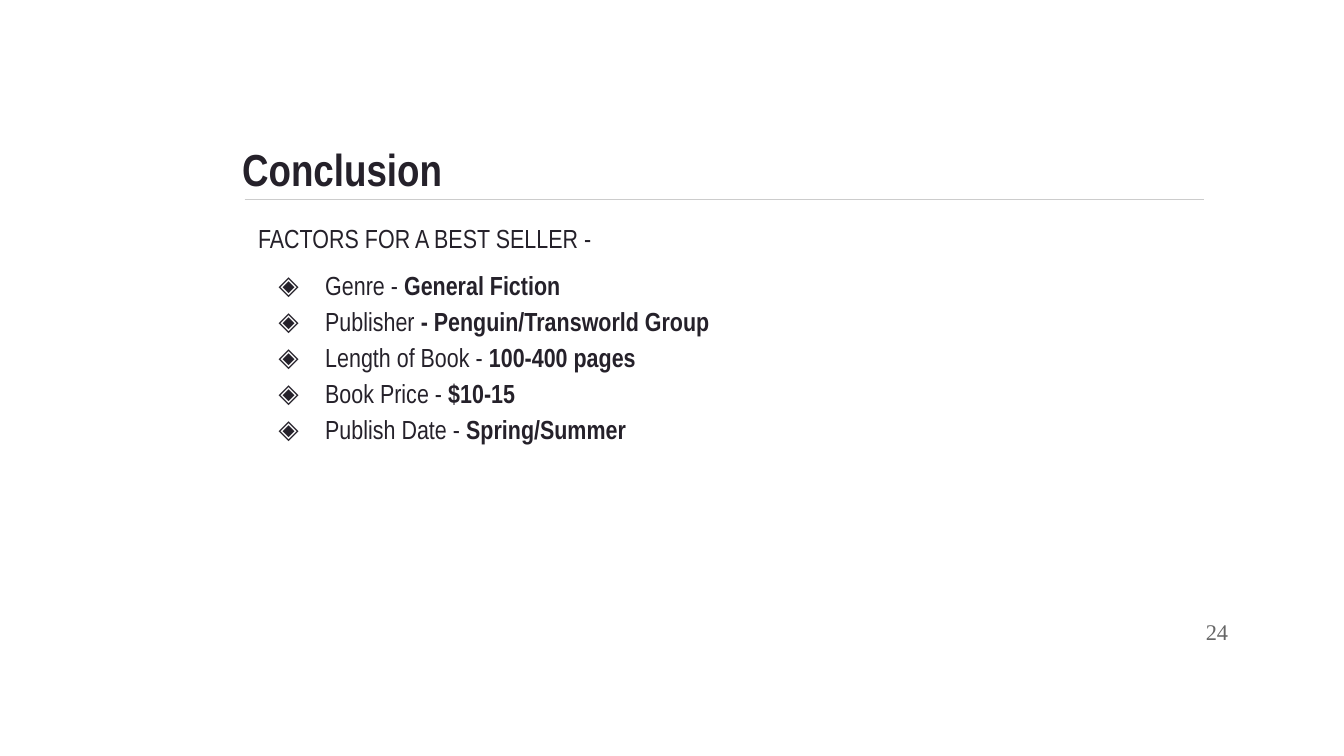
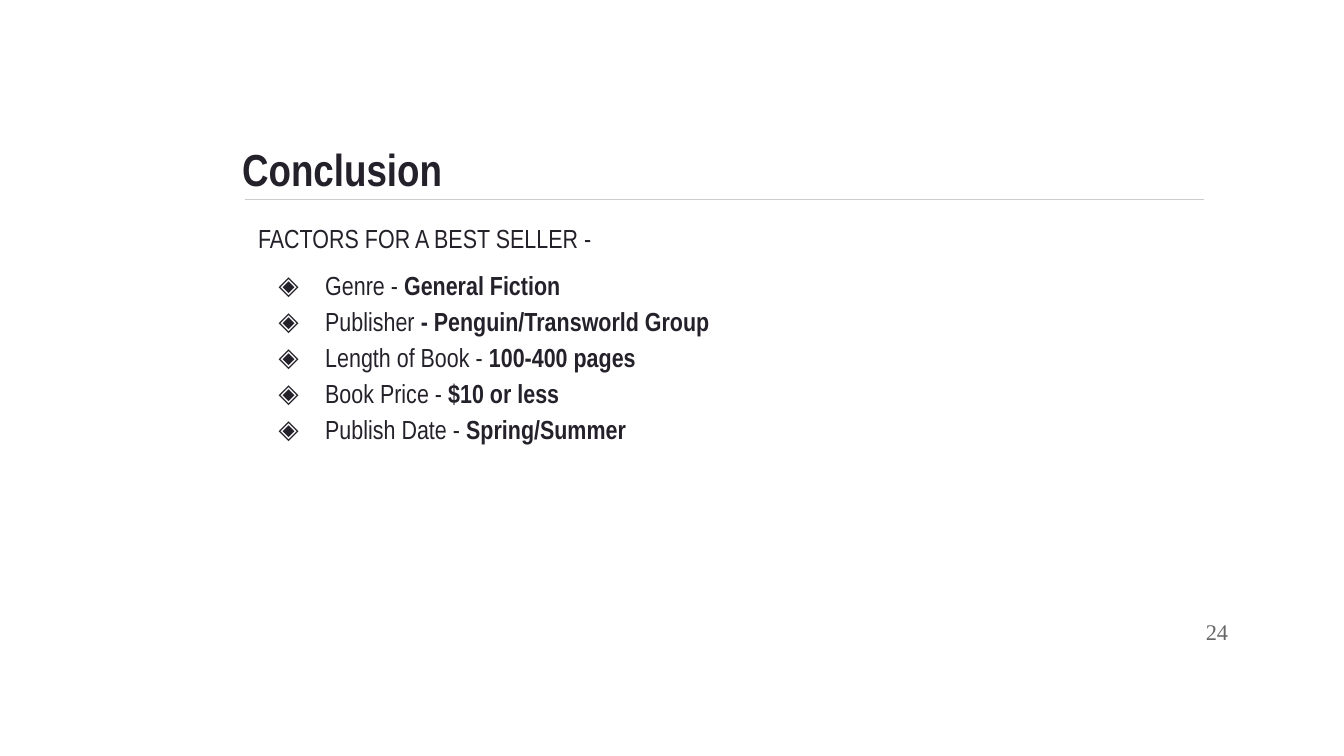
Before and after one commit to manmita7/BookBeasts, a slide deck: slide 24 of BestSellerBooks.pptx. Drawn at 1344x756 pixels with LibreOffice and Linux fonts; fonts in the diff are those of the drawing; background and template pictures are left out. Boxes give left, top, right and bottom in pixels: in the first picture for what was removed or moved away, otherwise in the second. Text is boxed around its words. In the diff, an @@ line names an element or a change of style, - is before the commit and + after.

```diff
--- a/BestSellerBooks.pptx
+++ b/BestSellerBooks.pptx
@@ text at (x1=325, y1=383, x2=559, y2=405): text changed @@
-◈ Book Price - $10-15
+◈ Book Price - $10 or less
```
Also in this commit, not shown: 8 other slides changed, 6 other files.
